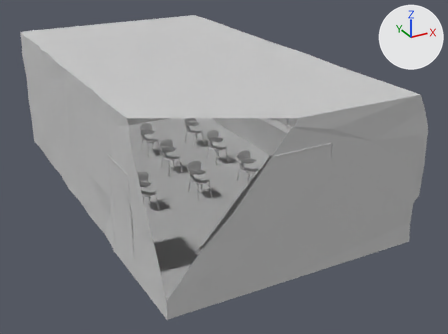
One commit to the FBX model Assets/Models/Animatic/Animatic_scene_00.FBX: the scene before it, then after it.
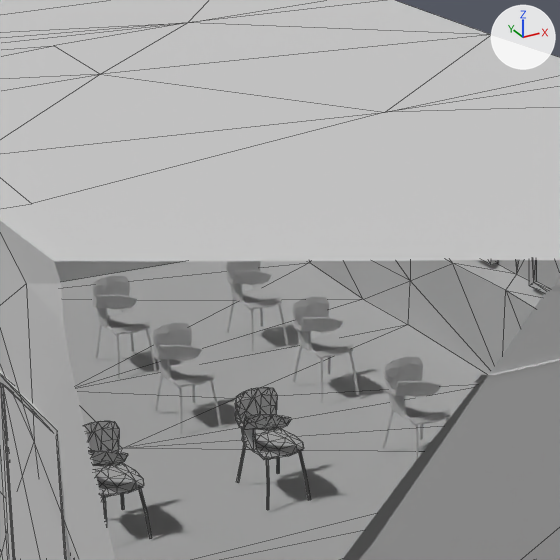
Old and new are each drawn whole from a camera (50 mm lens) standing at (-5.45, -12.34, 6.23) and looking at (0.79, -1.0, 0.55) and again close up on the part from 24% to 66% of the width and 9% to 65% of the height. Arrows for +X, +Y and +Z are at upper right; the lights stay in place. The close-ups show mesh edges as thin lines. Everything nearer to the camera than a plane just in front of the edit is cut away. Where no turn or scale is listed for an object, it has been applied to the vertices.

Script lines for the objects in view, before the commit:
```python
me_mesh_005 = bpy.data.meshes.new('Mesh.005')
me_mesh_005.from_pydata(...)  # 174 vertices, 344 faces; spans x -2.36..3.03, y -5.03..4.02, z -0.05..3.01
me_mesh_005.materials.append(mat_enviroment)  # light grey #cacaca
me_mesh_012 = bpy.data.meshes.new('Mesh.012')
me_mesh_012.from_pydata(...)  # 257 vertices, 498 faces; spans x -0.294..0.186, y -0.29..0.288, z -0.001..0.746
me_mesh_012.materials.append(mat_enviroment)  # light grey #cacaca
me_mesh_018 = bpy.data.meshes.new('Mesh.018')
me_mesh_018.from_pydata(...)  # 257 vertices, 498 faces; spans x -0.294..0.186, y -0.29..0.288, z -0.001..0.746
me_mesh_018.materials.append(mat_enviroment)  # light grey #cacaca
ob_chair009 = bpy.data.objects.new('Chair009', me_mesh_012)
ob_chair009.location = (-1.121, -1.004, 0.0)
ob_chair015 = bpy.data.objects.new('Chair015', me_mesh_018)
ob_chair015.location = (1.451, -1.004, 0.0)
ob_wall = bpy.data.objects.new('wall', me_mesh_005)
ob_wall.location = (0.0, 0.222, 0.0)
# also in view: 'Chair013' at (1.4, 0.55, 0.37); 'board' at (-0.51, -4.77, 1.78); 'Chair011' at (0.11, 1.86, 0.37); 'Chair014' at (1.4, 1.86, 0.37); 'DoorWall' at (-2.32, -2.89, 0.99)
```
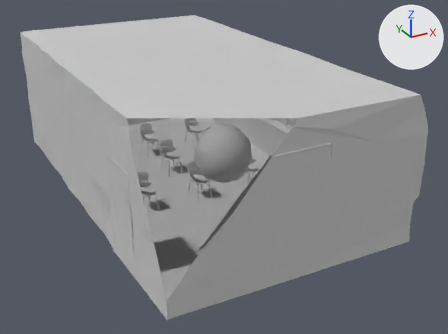
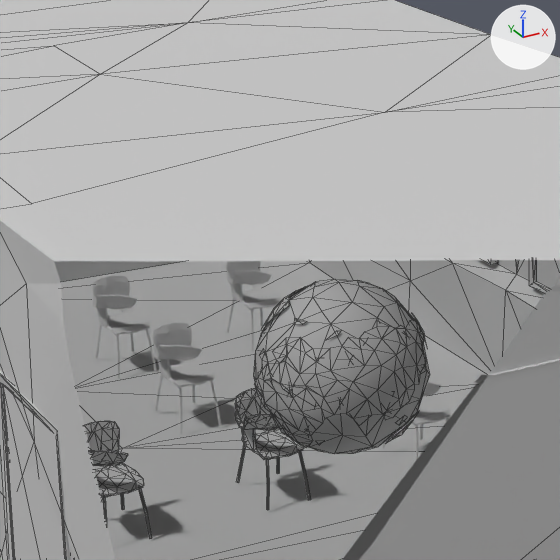
Boxes (x1, y1, x2, y2) around the edits, measured in the close-ups (560 x 560 px):
'Earth', added
    after: (254, 279, 430, 454)
'Chair015', unchanged, covered by the edit
    before: (382, 357, 451, 461)
    after: (382, 381, 451, 461)
'Chair013', unchanged, covered by the edit
    before: (292, 297, 359, 403)

The change, as a list of edits to the scene's bpy script:
```text
Add me_mesh_023:
    me_mesh_023.from_pydata(...)  # 350 vertices, 484 faces; spans x -0.579..0.552, y -0.574..0.575, z -0.566..0.565
    me_mesh_023.materials.append(mat_enviroment)  # light grey #cacaca
Add ob_earth:
    ob_earth = bpy.data.objects.new('Earth', me_mesh_023)
    ob_earth.location = (-0.153, -2.681, 1.681)
```
